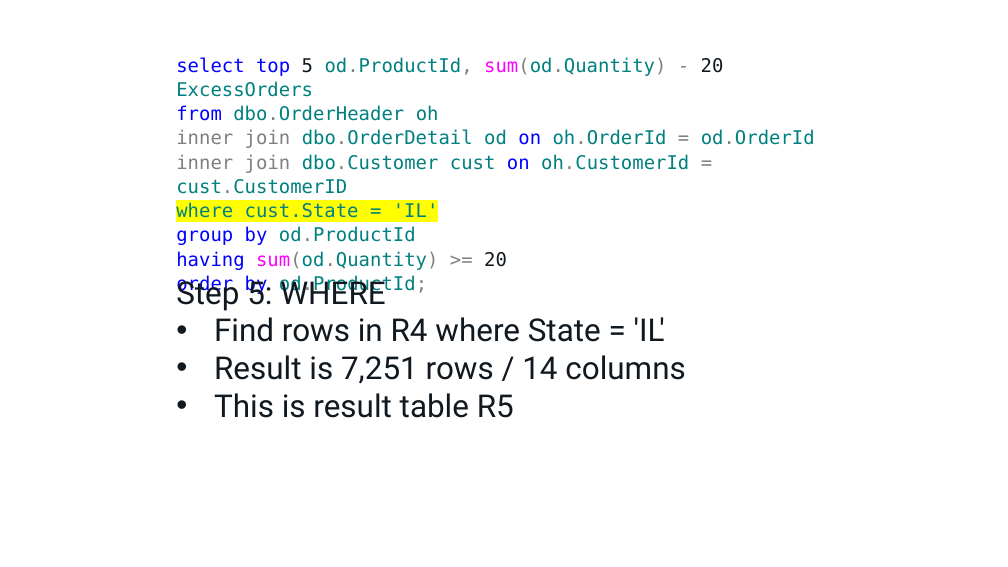
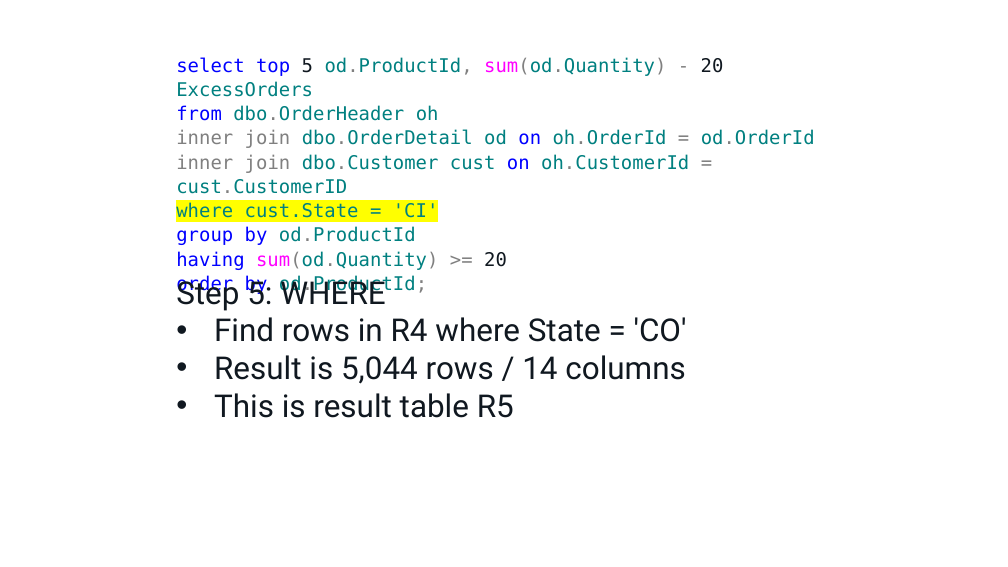
Before and after one commit to tf3604/OptimizerPresentation, a slide deck: slide 14 of Optimizer.pptx (slide 13 before the commit). Drawn at 1008x567 pixels with LibreOffice and Linux fonts; fonts in the diff are those of the drawing; background and template pictures are left out. Boxes give left, top, right and bottom in pixels: in the first picture for what was removed or moved away, otherwise in the second. Text is boxed around its words. In the diff, an @@ line names an element or a change of style, - is before the commit and + after.

```diff
--- a/Optimizer.pptx
+++ b/Optimizer.pptx
@@ text at box(176, 202, 439, 222): text changed @@
-where cust.State = 'IL'
+where cust.State = 'CI'
@@ text at box(214, 317, 687, 384): text changed @@
-• Find rows in R4 where State = 'IL'
-• Result is 7,251 rows / 14 columns
+• Find rows in R4 where State = 'CO'
+• Result is 5,044 rows / 14 columns
```
Also in this commit, not shown: 62 other slides changed, 1 slide added.
